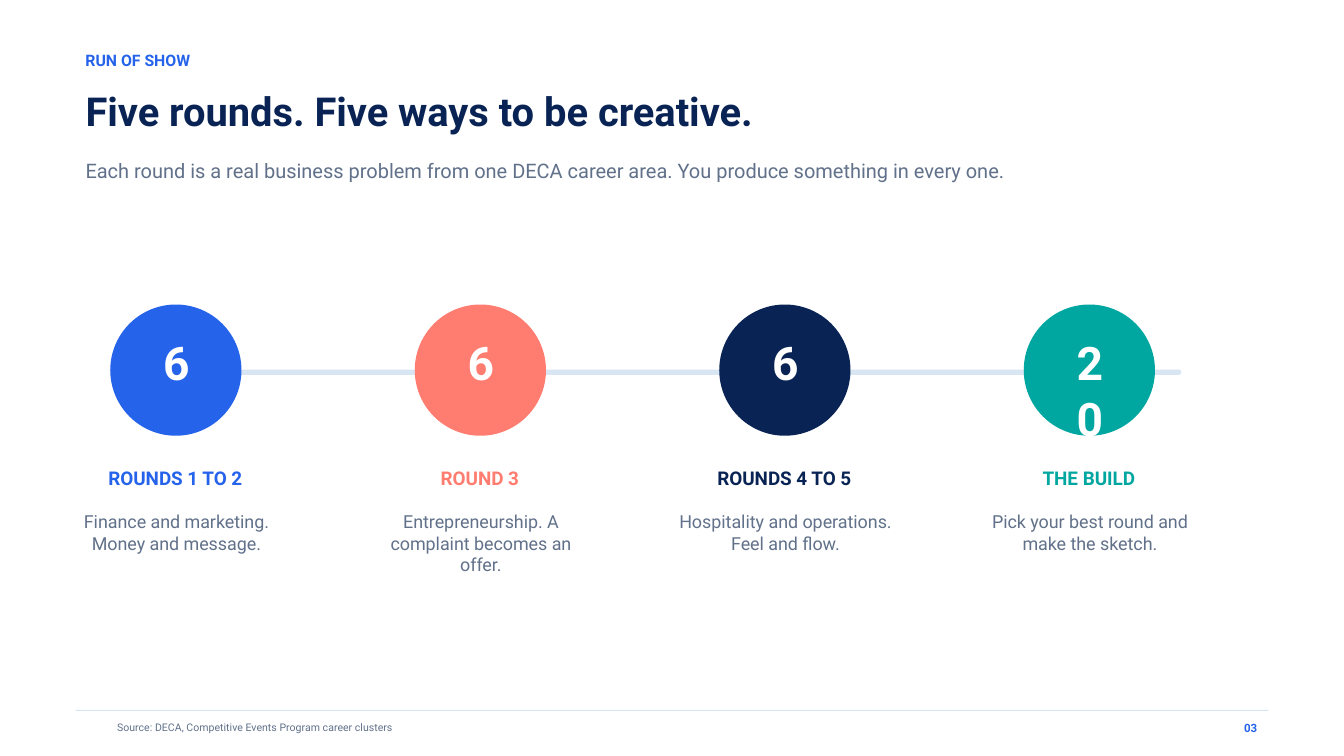
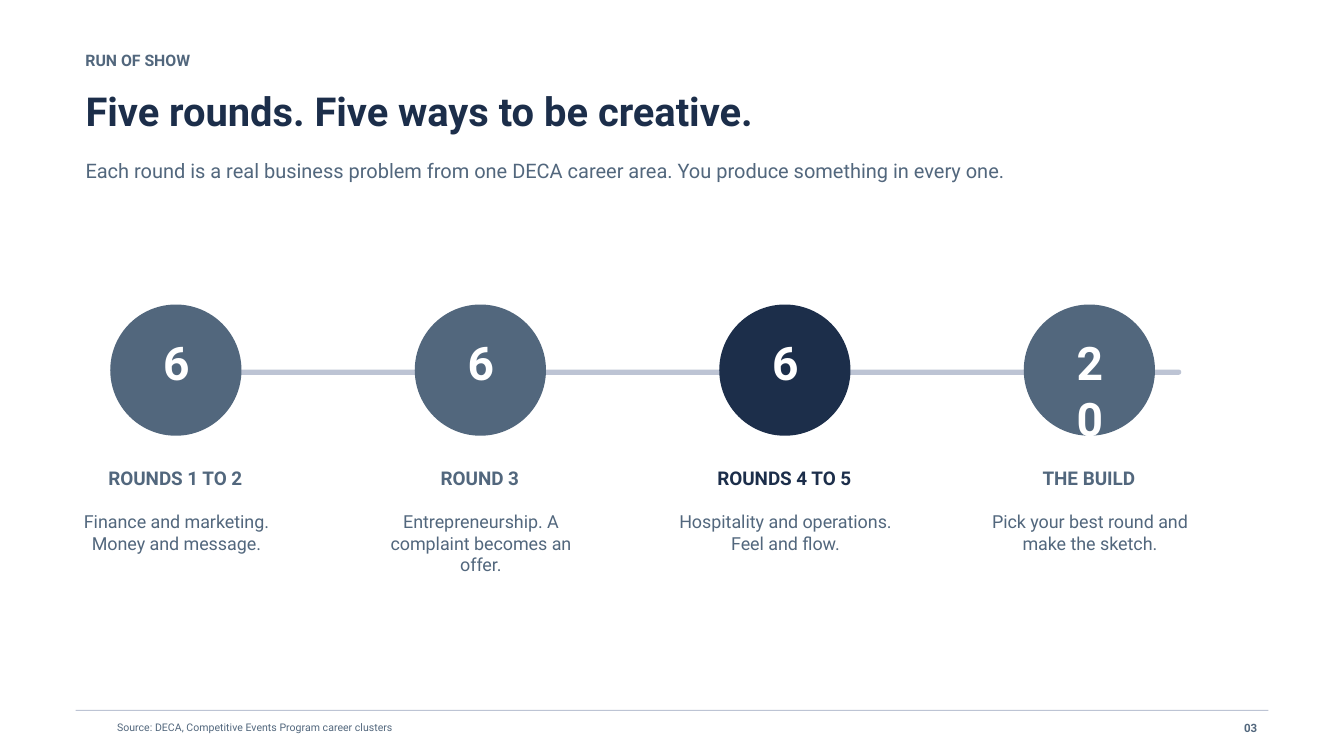
Before and after one commit to jadalin100/career-canvas, a slide deck: slide 3 of slides/output/Career_Canvas_Meeting_1_Creativity_Across_DECA_Areas.pptx. Drawn at 1344x756 pixels with LibreOffice and Linux fonts; fonts in the diff are those of the drawing. Boxes give left, top, right and bottom in pixels: in the first picture for what was removed or moved away, otherwise in the second. Text is boxed around its words. In the diff, an @@ line names an element or a change of style, - is before the commit and + after.

```diff
--- a/slides/output/Career_Canvas_Meeting_1_Creativity_Across_DECA_Areas.pptx
+++ b/slides/output/Career_Canvas_Meeting_1_Creativity_Across_DECA_Areas.pptx
@@ text "Five rounds. Five ways to ..." at [86, 96, 753, 135]: text colour #092454 to #1C2E4A @@
@@ ellipse at [110, 304, 241, 436]: fill #2563EB to #52677D @@
@@ ellipse at [414, 304, 545, 436]: fill #FF7C70 to #52677D @@
@@ ellipse at [720, 304, 851, 436]: fill #092454 to #1C2E4A @@
@@ ellipse at [1024, 304, 1155, 436]: fill #00A7A0 to #52677D @@
@@ rounded rectangle at [162, 370, 1181, 375]: fill #D8E5F2 to #BDC4D4 @@
@@ text "ROUND 3" at [441, 471, 519, 485]: text colour #FF7C70 to #52677D @@
@@ text "ROUNDS 4 TO 5" at [717, 471, 851, 485]: text colour #092454 to #1C2E4A @@
@@ text "THE BUILD" at [1043, 471, 1135, 485]: text colour #00A7A0 to #52677D @@
@@ rectangle at [76, 710, 1268, 711]: fill #D8E5F2 to #BDC4D4 @@
@@ text colour #61718A to #52677D in 6 elements at [86, 163, 1004, 182], [84, 514, 269, 554], [391, 514, 572, 571], [679, 514, 892, 550], [992, 514, 1188, 550], [117, 723, 392, 733] @@
@@ text colour #2563EB to #52677D in 3 elements at [85, 54, 191, 66], [108, 471, 242, 485], [1244, 724, 1257, 732] @@
```
Also in this commit, not shown: 11 other slides changed, 16 other files.
